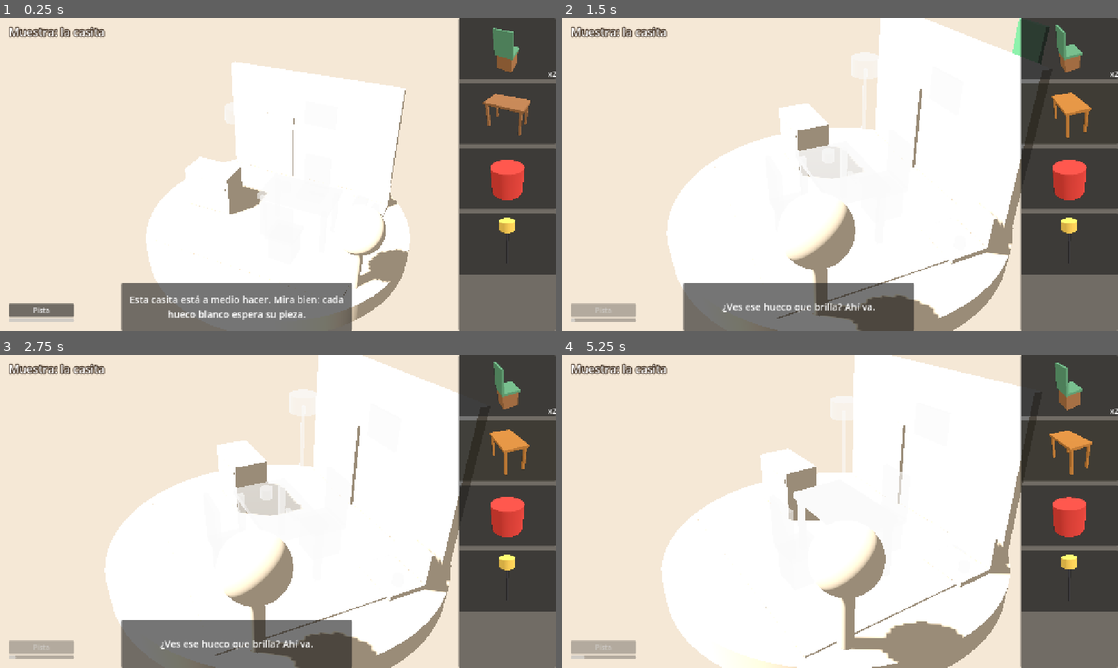
Above: before the commit, frames 1-4 (two rows, left to right).
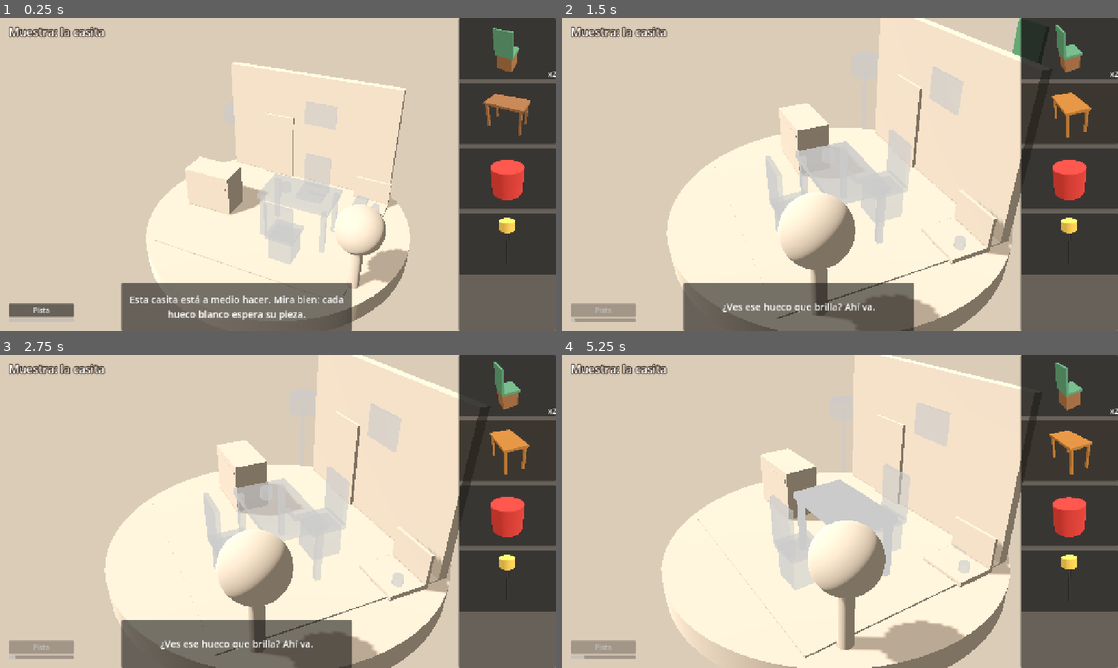
Above: after the commit, the same moments.

Repository: Kampurriana/WGJ_26
Game: Godot game, scene res://scenes/main.tscn
The game is run twice, just before and just after one commit, with the same random seed, the same clock (stepped at 60 frames per second) and the same inputs.
Inputs (mouse positions are in pixels of both pictures, inside the frame that each line leads up to):
- Up to frame 1 (0.25 s): no input
- Up to frame 2 (1.5 s): click "Pista" at 0.5 s; drag from (1067, 49) to (895, 105) at 1.27 s
- Up to frame 3 (2.75 s): drag from (505, 452) to (250, 574) at 2.02 s
- Up to frame 4 (5.25 s): move the mouse to (1067, 514) at 2.77 s; hold Right 2.78-3.5 s; tap D (cam_right) at 2.85 s; click (1067, 514) at 2.92 s; drag from (1067, 580) to (673, 464) at 3.52 s; move the mouse to (1006, 558) at 4.27 s; hold Left 4.28-5 s; hold H (hint) 4.28-5 s; drag from (673, 464) to (756, 433) at 5.02 s

The runs differ from the first frame. In frame 1, 75% of the frame differs, in the area x 0-83%, y 0-100%; in frame 2, 75%; in frame 3, 75%; in frame 4, 81%.

Commit message:
Luz: la escena ya no sale quemada
Medido sobre capturas 1280x720 del nivel de muestra (zona del diorama):
- al empezar: 93,2 % en blanco recortado -> 0,2 %
- nivel completado: 44,1 % -> 0,9 %

Causa: demasiada energía. Las caras de arriba recibían sol 0,85 x 0,77
+ ambiente 0,35 = ~1,0, y la arcilla y los colores claros se recortaban.
Cambiar solo el tonemap apenas lo movía (probadas 13 variantes en copias).

Ahora: sol 0,55, ambiente 0,35, sombras al 80 % (marrones, no negras),
tonemap AgX con exposición 1,0, y el fondo un poco más oscuro que la
arcilla para que el diorama se separe. Valores como constantes con
nombre al principio de _build_environment en scenes/main.gd.

tools/medir_luz.py mide el quemado de una captura; trampa 10 y el
comando apuntados en CLAUDE.md. CHECK OK (24 comprobaciones).

Co-Authored-By: Claude Opus 5.5 <noreply@anthropic.com>
Claude-Session: https://claude.ai/code/session_01BfSKhXqAwTtgt6vipRrPwW

Diff:
--- a/scenes/main.gd
+++ b/scenes/main.gd
@@ -48,22 +48,34 @@
 			_capture_after = a.get_slice("=", 1).to_float()
 
 
+## Luz por defecto, medida con capturas (ver "Trampas" en CLAUDE.md). Una cara de arriba recibe
+## SUN_ENERGY * 0,77 + AMBIENT_ENERGY: por encima de ~0,8 los colores claros salen quemados.
+const BACKGROUND_COLOR := Color(0.86, 0.80, 0.72)   ## más oscuro que la arcilla: el diorama se separa
+const AMBIENT_COLOR := Color(1.0, 0.96, 0.9)
+const AMBIENT_ENERGY := 0.35
+const SUN_ENERGY := 0.55
+const SUN_ROTATION := Vector3(-50, -35, 0)
+const SHADOW_OPACITY := 0.8                          ## sombras marrones, no negras
+const EXPOSURE := 1.0
+
+
 func _build_environment() -> void:
 	var env := Environment.new()
 	env.background_mode = Environment.BG_COLOR
-	env.background_color = Color(0.96, 0.91, 0.84)
+	env.background_color = BACKGROUND_COLOR
 	env.ambient_light_source = Environment.AMBIENT_SOURCE_COLOR
-	env.ambient_light_color = Color(1.0, 0.96, 0.9)
-	env.ambient_light_energy = 0.35
-	env.tonemap_mode = Environment.TONE_MAPPER_FILMIC
-	env.tonemap_exposure = 0.9
+	env.ambient_light_color = AMBIENT_COLOR
+	env.ambient_light_energy = AMBIENT_ENERGY
+	env.tonemap_mode = Environment.TONE_MAPPER_AGX
+	env.tonemap_exposure = EXPOSURE
 	var we := WorldEnvironment.new()
 	we.environment = env
 	add_child(we)
 	var sun := DirectionalLight3D.new()
-	sun.rotation_degrees = Vector3(-50, -35, 0)
-	sun.light_energy = 0.85
+	sun.rotation_degrees = SUN_ROTATION
+	sun.light_energy = SUN_ENERGY
 	sun.shadow_enabled = true
+	sun.shadow_opacity = SHADOW_OPACITY
 	add_child(sun)
 
 
Not shown, changed: CLAUDE.md
Not shown, added: tools/medir_luz.py
